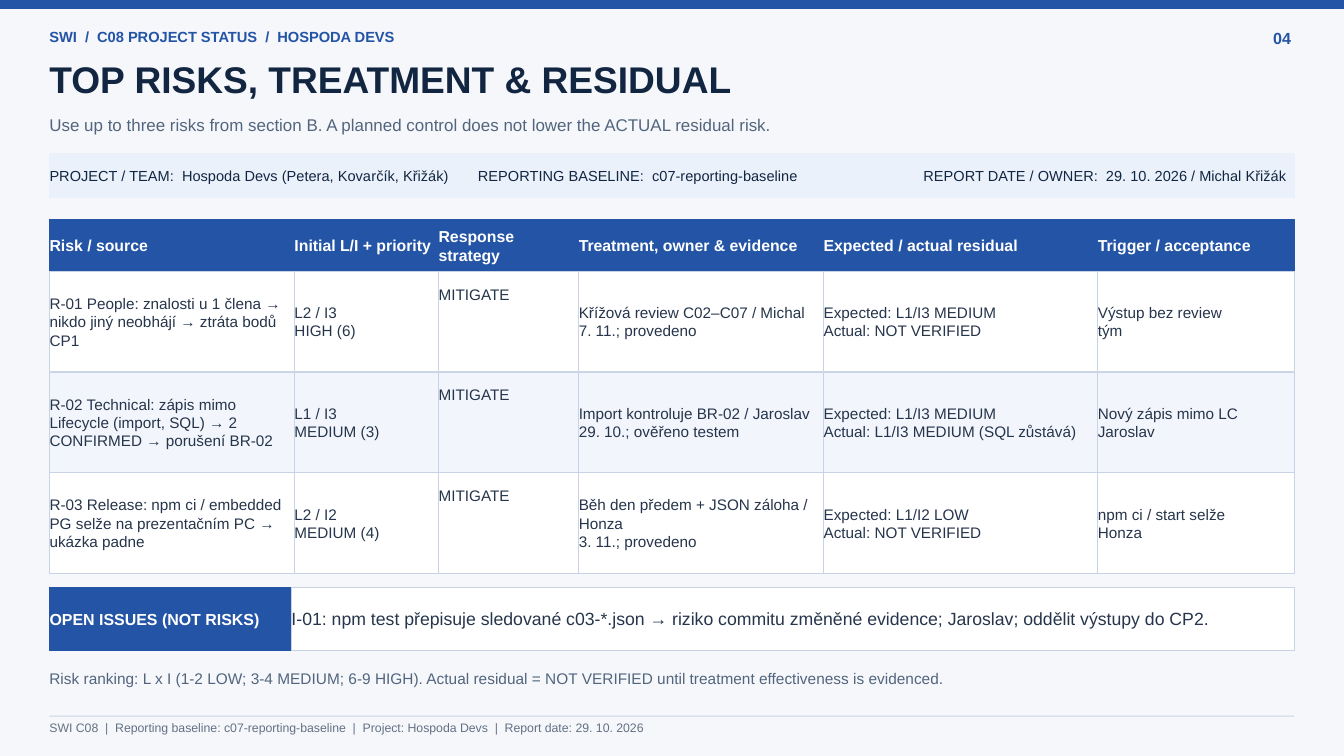
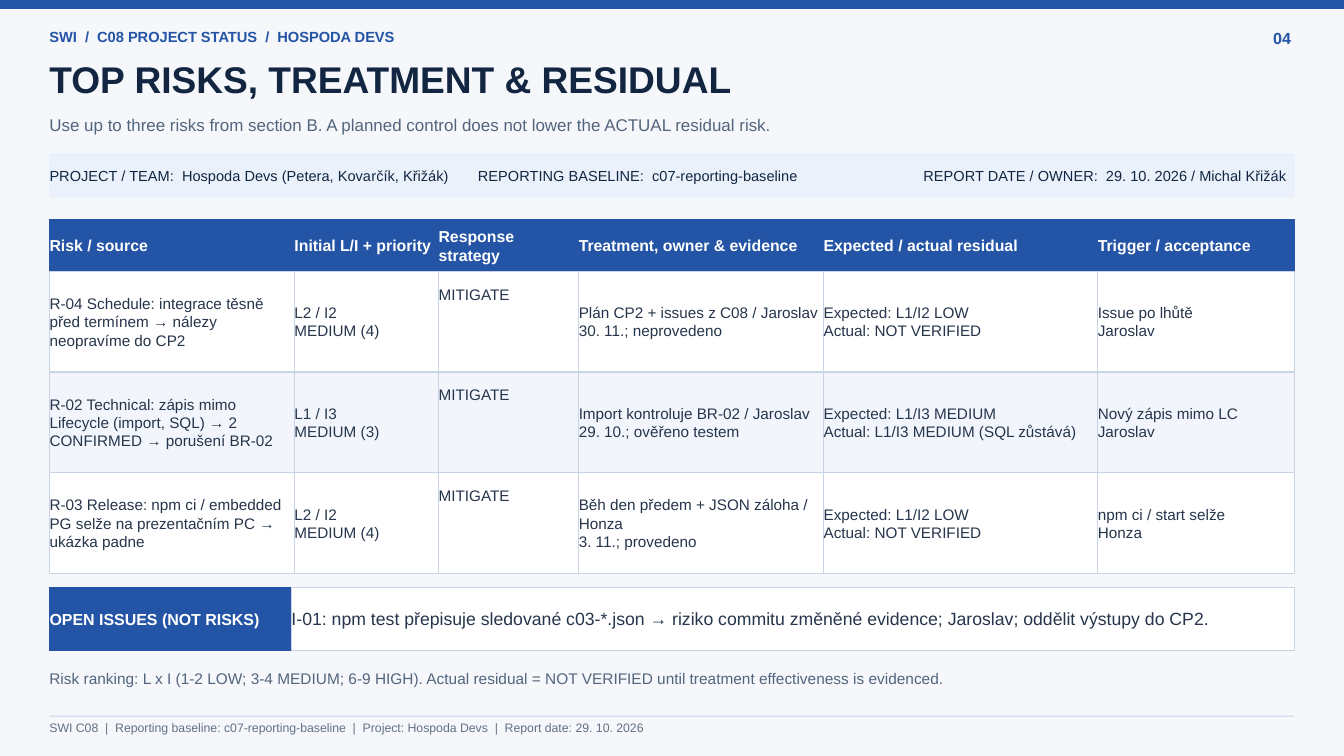
Before and after one commit to jaroslavpetera/swi_project, a slide deck: slide 4 of docs/c08-project-status.pptx. Drawn at 1344x756 pixels with LibreOffice and Linux fonts; fonts in the diff are those of the drawing. Boxes give left, top, right and bottom in pixels: in the first picture for what was removed or moved away, otherwise in the second. Text is boxed around its words. In the diff, an @@ line names an element or a change of style, - is before the commit and + after.

```diff
--- a/docs/c08-project-status.pptx
+++ b/docs/c08-project-status.pptx
@@ text in rectangle at (50, 298, 263, 349): text changed @@
-R-01 People: znalosti u 1 člena → nikdo jiný neobhájí → ztráta bodů CP1
+R-04 Schedule: integrace těsně před termínem → nálezy neopravíme do CP2
@@ text in rectangle at (294, 306, 380, 340): text changed @@
-L2 / I3
-HIGH (6)
+L2 / I2
+MEDIUM (4)
@@ text in rectangle at (579, 306, 818, 339): text changed @@
-Křížová review C02–C07 / Michal
-7. 11.; provedeno
+Plán CP2 + issues z C08 / Jaroslav
+30. 11.; neprovedeno
@@ text in rectangle at (824, 307, 969, 321): text changed @@
-Expected: L1/I3 MEDIUM
+Expected: L1/I2 LOW
@@ text in rectangle at (1098, 306, 1193, 336): text changed @@
-Výstup bez review
-tým
+Issue po lhůtě
+Jaroslav
```
Also in this commit, not shown: 4 other slides changed.
